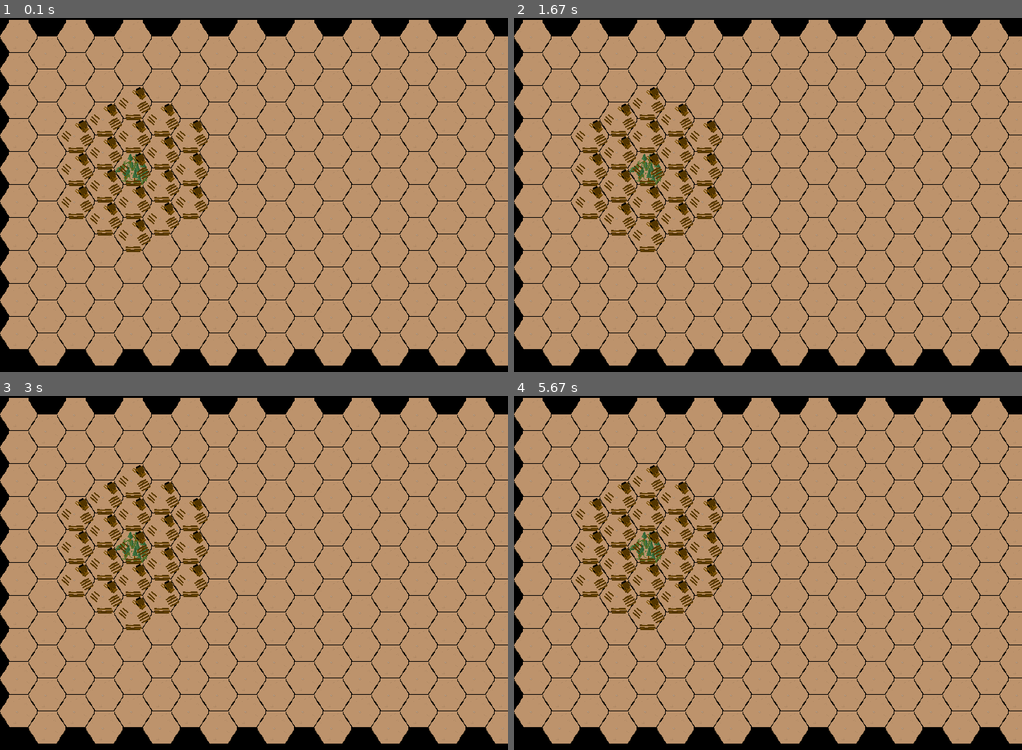
Above: before the commit, frames 1-4 (two rows, left to right).
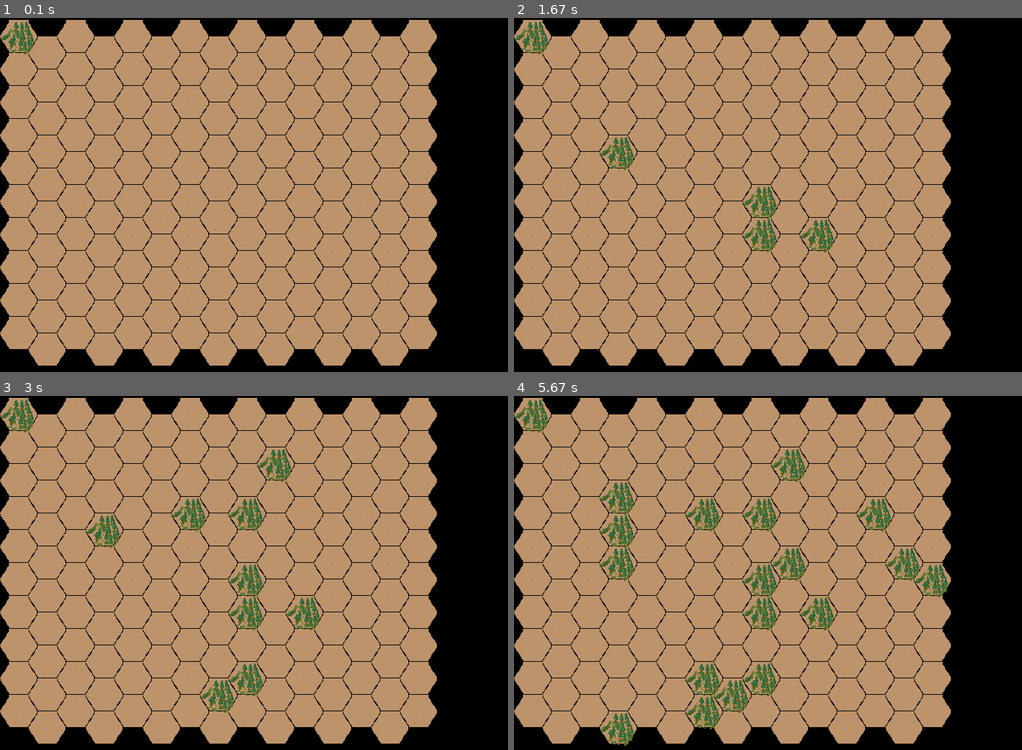
Above: after the commit, the same moments.

Repository: NotReallyCis/hexportes
Game: pygame game, started from main (1).py
Same seed, same stepped clock (60 frames per second), same inputs: the game is played once before the commit and once after it.
Inputs (mouse positions are in pixels of both pictures, inside the frame that each line leads up to):
- Up to frame 1 (0.1 s): no input
- Up to frame 2 (1.67 s): click (768, 209) at 0.38 s; click (768, 233) at 0.72 s; click (610, 152) at 1.05 s; click (828, 241) at 1.38 s
- Up to frame 3 (3 s): click (264, 459) at 1.72 s; click (228, 686) at 2.05 s; click (238, 519) at 2.38 s; click (182, 509) at 2.72 s
- Up to frame 4 (5.67 s): click (900, 551) at 3.05 s; click (925, 576) at 3.38 s; click (874, 519) at 3.72 s; click (620, 512) at 4.05 s; click (788, 569) at 4.38 s; click (620, 562) at 4.72 s; click (691, 696) at 5.05 s; click (615, 728) at 5.38 s

The runs differ from the first frame. In frame 1, 17% of the frame differs, in the area x 0-100%, y 0-99%; in frame 2, 18%; in frame 3, 19%; in frame 4, 21%.

Commit message:
pseudo path finding

Diff:
--- a/main (1).py
+++ b/main (1).py
@@ -5,7 +5,7 @@
 pg.init()
 screen = pg.display.set_mode((800, 600))
 clock = pg.time.Clock()  # Limit to 60 frames per second
-fps = 60
+fps = 120
 
 from pyaddition import *
 
@@ -22,6 +22,9 @@
 class Hex:
 
     size = 30
+    width = round(size * math.sqrt(3))
+    height = size * 2
+
     border_size = 2
     image_placeholder = pg.image.load("essentials-4xgames-tileset/base_baren.png")
     image_placeholder = pg.transform.scale(
@@ -40,6 +43,10 @@
 
         self.size = Hex.size
 
+        self.width = Hex.width
+        self.height = Hex.height
+        self.rect = pg.Rect(self.x, self.y, self.width, self.height)
+
         self.image = image
 
         self.movement_point_needed = movement_point_needed
@@ -49,6 +56,15 @@
             for hex in Hex.all_hexs[width]:
                 hex: Hex
                 hex.step()
+
+    def create_hexs_map(width: int, height: int):
+
+        map_width = width
+        map_height = height
+        for w in range(map_width):
+            Hex.all_hexs.append([])
+            for h in range(map_height):
+                Hex.all_hexs[w].append(Hex(w, h, Hex.image_placeholder))
 
     def get_xy_by_wh(w: int, h: int):
         x = w * Hex.horizontal_spacing
@@ -65,34 +81,36 @@
             raise ValueError("{w},{h} are not inside worlds border")
 
     def get_hexs_around_hex(self):
-        hexs_around=[]
+        hexs_around = []
         if is_even(self.w):
-            wh_hexs_around=[
+            wh_hexs_around = [
                 (self.w - 1, self.h),
                 (self.w - 1, self.h - 1),
                 (self.w + 1, self.h),
-                (self.w + 1, self.h - 1), # top right
-                (self.w, self.h + 1), # bottom
-                (self.w, self.h - 1), # top
+                (self.w + 1, self.h - 1),  # top right
+                (self.w, self.h + 1),  # bottom
+                (self.w, self.h - 1),  # top
             ]
         else:
-            wh_hexs_around=[
+            wh_hexs_around = [
                 (self.w - 1, self.h),
                 (self.w + 1, self.h),
-                (self.w , self.h-1),
-                (self.w , self.h+1),
-                (self.w +1, self.h+1),
-                (self.w -1, self.h+1),
+                (self.w, self.h - 1),
+                (self.w, self.h + 1),
+                (self.w + 1, self.h + 1),
+                (self.w - 1, self.h + 1),
             ]
 
         for wh_of_hex_around in wh_hexs_around:
-            if Hex.is_wh_inside_border(wh_of_hex_around[0],wh_of_hex_around[1]):
-
-                hexs_around.append(Hex.get_hex_by_wh(wh_of_hex_around[0],wh_of_hex_around[1]))
+            if Hex.is_wh_inside_border(wh_of_hex_around[0], wh_of_hex_around[1]):
+
+                hexs_around.append(
+                    Hex.get_hex_by_wh(wh_of_hex_around[0], wh_of_hex_around[1])
+                )
             # else: print("outside?",wh_of_hex_around)
 
-
         return hexs_around
+
     def is_wh_inside_border(w: int, h: int):
         return (w >= 0 and w < map_width) and (h >= 0 and h < map_height)
 
@@ -100,10 +118,17 @@
         camera.show_on_camera(self.image, (self.x, self.y))
 
     def step(self):
+        if self.is_position_in_hex_rect(keyboard.mouse_position.xy):
+
+            self.debug_highlight()
         self.draw()
 
-    def debug_highlight(self,highlight_image:pg.Surface=placeholder_test_unit2):
+    def debug_highlight(self, highlight_image: pg.Surface = placeholder_test_unit2):
         Unit(self.w, self.h, highlight_image, 0)
+
+    def is_position_in_hex_rect(self, position: tuple[int, int] | pg.Vector2):
+        """not precise way to do it"""
+        return self.rect.collidepoint(position[0], position[1])
 
     def __str__(self):
         return str(self.w) + "," + str(self.h)
@@ -114,21 +139,9 @@
 
 Hex.all_hexs = []
 
-
-def create_hexs_map(width: int, height: int):
-
-    map_width = width
-    map_height = height
-
-    for w in range(map_width):
-        Hex.all_hexs.append([])
-        for h in range(map_height):
-            Hex.all_hexs[w].append(Hex(w, h, Hex.image_placeholder))
-
-
-map_width = 30
+map_width = 15
 map_height = 10
-create_hexs_map(map_width, map_height)
+Hex.create_hexs_map(map_width, map_height)
 
 
 class Unit:
@@ -166,37 +179,62 @@
         return Hex.get_hex_by_wh(self.w, self.h)
 
     def get_possible_paths(self):
-        self.possible_paths={} # tile_to_go:(path,movement_point_left)
-        start_path=[]
-        self.search_hex(self.get_hex(),self.movement_point,start_path)
+        self.possible_paths = {}  # tile_to_go:(path,movement_point_left)
+        start_path = []
+        self.search_hex(self.get_hex(), self.movement_point, start_path)
         return self.possible_paths
 
-    def search_hex(self,hex:Hex,movement_point_possessed:int,path:list):
-        path=path.copy()
+    def search_hex(self, hex: Hex, movement_point_possessed: int, path: list):
+        path = path.copy()
         path.append(hex)
 
         for hex_around in hex.get_hexs_around_hex():
-            hex_around:Hex
-            movement_point_needed=hex_around.movement_point_needed
-
-            if movement_point_possessed>=movement_point_needed:
-                self.search_hex(hex_around,movement_point_possessed-movement_point_needed,path)
-
-        self.add_to_path(hex,path,movement_point_possessed)
-
-    def add_to_path(self,hex:Hex,path:list,movement_point:int):
-        self.possible_paths[hex]=(path,movement_point)
-
-test_unit = Unit(4, 4, placeholder_test_unit2, 2)
-
-possible_paths = test_unit.get_possible_paths()
-
-for hex in possible_paths:
-    hex: Hex
-    hex.debug_highlight(placeholder_test_unit4)
+            hex_around: Hex
+            movement_point_needed = hex_around.movement_point_needed
+
+            if (
+                movement_point_possessed >= movement_point_needed
+                and self.is_path_from_node_have_not_been_calculated(
+                    hex_around, movement_point_possessed - movement_point_needed
+                )
+            ):
+                self.search_hex(
+                    hex_around,
+                    movement_point_possessed - movement_point_needed,
+                    path,
+                )
+
+        self.add_to_path(hex, path, movement_point_possessed)
+        global number_of_calculation
+        number_of_calculation += 1
+
+    def add_to_path(self, hex: Hex, path: list, movement_point: int):
+        self.possible_paths[hex] = (path, movement_point)
+
+    def is_path_from_node_have_not_been_calculated(self, hex: Hex, movement_point: int):
+        return (hex not in self.possible_paths.keys()) or (
+            self.possible_paths[hex][1] < movement_point
+        )
+
+
+def debug_path_finding():
+    test_unit = Unit(4, 4, placeholder_test_unit2, 4)
+    number_of_calculation = 0
+    possible_paths = test_unit.get_possible_paths()
+    print(
+        "number_of_calculation:",
+        number_of_calculation,
+        "number_of_case:",
+        possible_paths.__len__(),
+    )
+    for hex in possible_paths:
+        hex: Hex
+        hex.debug_highlight(placeholder_test_unit4)
+
 
 running = True
 while running:
+    keyboard.step()
 
     Hex.step_to_all_hex()
     Unit.step_all_units()
